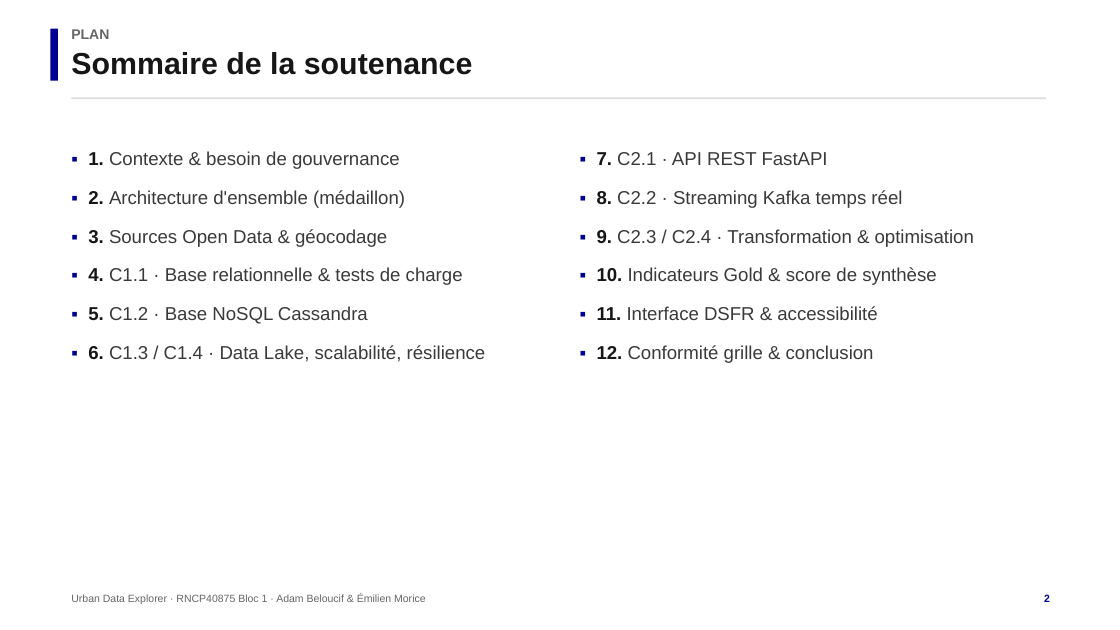
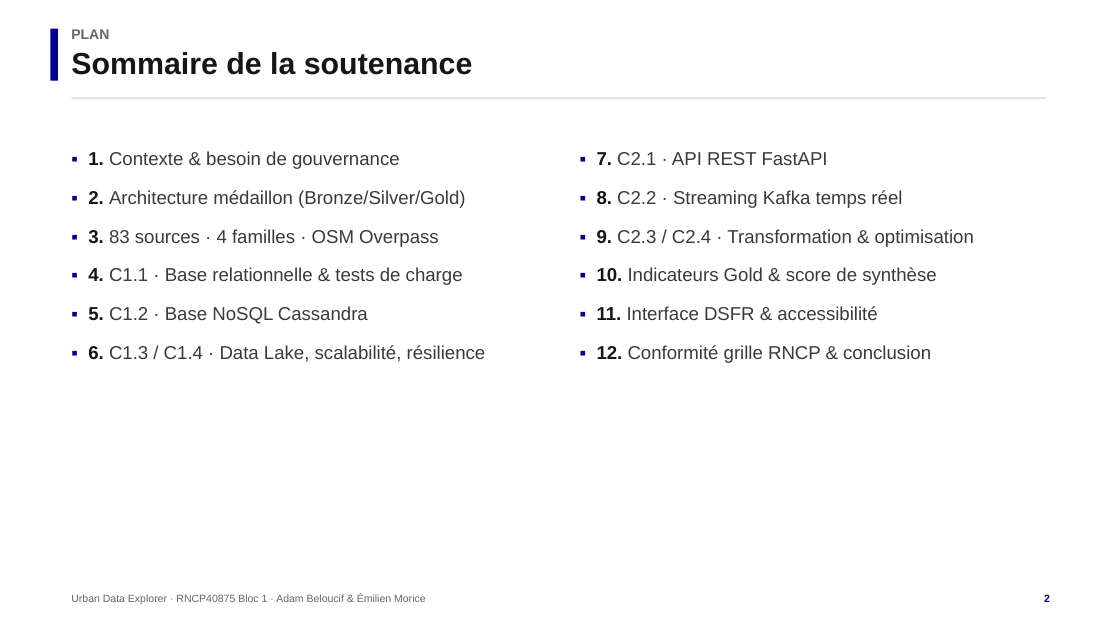
Before and after one commit to Adam-Blf/urban-data-explorer, a slide deck: slide 2 of soutenance.pptx. Drawn at 1120x630 pixels with LibreOffice and Linux fonts; fonts in the diff are those of the drawing. Boxes give left, top, right and bottom in pixels: in the first picture for what was removed or moved away, otherwise in the second. Text is boxed around its words. In the diff, an @@ line names an element or a change of style, - is before the commit and + after.

Commit message:
feat(catalog): 4 families, OSM + education sources, Sunday auto-ingest (#10)
* feat(catalog): reorganize into 4 families, add OSM + education sources

- Collapse 10+ families into 4: mobilite, vie_quotidienne, environnement, logement_urbanisme
- Add lieux_de_culte and pharmacies via OpenStreetMap Overpass API
- Fix lycees source: use data.education.gouv.fr annuaire (real lat/lon columns)
- Add latitude_candidates/longitude_candidates for data.gouv.fr sources (musees, lycees)
- Add scripts/auto_ingest.py: real downloader with Overpass support + retry logic
- Add tasks/urban_ingest_sunday.xml: Task Scheduler XML (Sunday 04h00, no .ps1/.bat)

* feat(catalog): add 22 OSM sources via Overpass API

Complete OSM layer for everything missing from opendata.paris.fr:
- Mobilite: parkings_velos, autopartage
- Vie quotidienne: commissariats, pompiers, pharmacies (fixed),
  dentistes, medecins_gp, veterinaires, restaurants_cafes,
  supermarches, banques_dab, bureaux_poste, cinemas, theatres,
  salles_sport, hotels
- Environnement: terrains_sport, bacs_recyclage, toilettes_osm,
  fontaines_wallace, stations_velo_osm
- Fix: use ref:INSEE=75056 area selector (more reliable than name=Paris)
Total: 66 sources (34 ODP + 22 OSM + 10 data.gouv/education)

* fix: migrate to 4-family model, remove police sources, green CI

* refactor: migrate district_rows to 4-family model, update deliverables

```diff
--- a/soutenance.pptx
+++ b/soutenance.pptx
@@ text at [88, 190, 466, 247]: text changed @@
-▪ 2. Architecture d'ensemble (médaillon)
-▪ 3. Sources Open Data & géocodage
+▪ 2. Architecture médaillon (Bronze/Silver/Gold)
+▪ 3. 83 sources · 4 familles · OSM Overpass
@@ text at [597, 345, 931, 363]: text changed @@
-▪ 12. Conformité grille & conclusion
+▪ 12. Conformité grille RNCP & conclusion
```
Also in this commit, not shown: 2 other slides changed, 12 other files.
